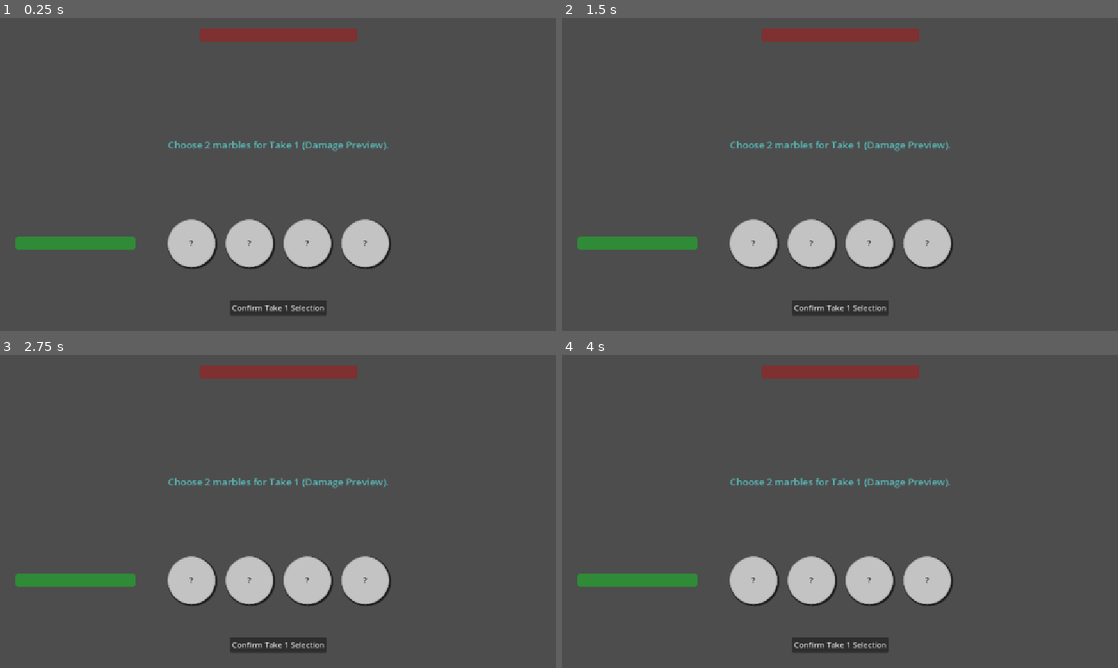
Above: before the commit, frames 1-4 (two rows, left to right).
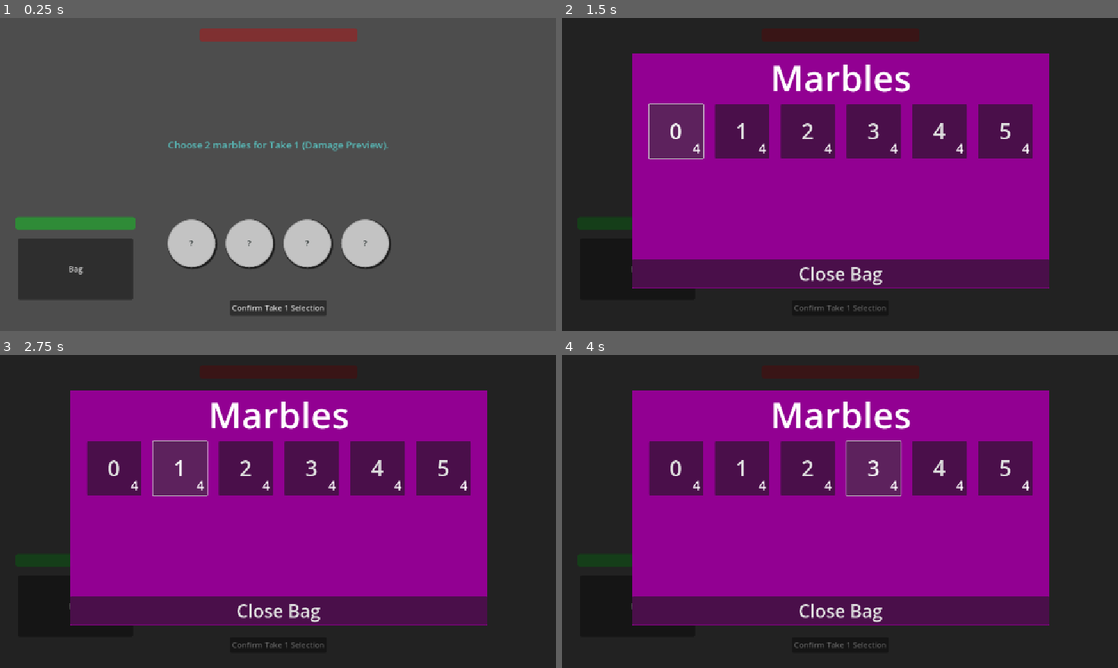
Above: after the commit, the same moments.

Repository: A-coder152/marble-magic
Game: Godot game, scene res://scenes/game_scene.tscn
Same seed, same stepped clock (60 frames per second), same inputs: the game is played once before the commit and once after it.
Inputs (mouse positions are in pixels of both pictures, inside the frame that each line leads up to):
- Up to frame 1 (0.25 s): no input
- Up to frame 2 (1.5 s): click (639, 268) at 0.5 s, where only the run after the commit has a clickable "Bag"; click (673, 130) at 1.25 s, where only the run after the commit has a clickable "0"
- Up to frame 3 (2.75 s): click (177, 467) at 2 s, where only the run after the commit has a clickable "1"
- Up to frame 4 (4 s): click (806, 467) at 2.75 s, where only the run after the commit has a clickable "2"; click (873, 467) at 3.5 s, where only the run after the commit has a clickable "3"

The runs differ from the first frame. In frame 1, 5.1% of the frame differs, in the area x 2-25%, y 63-90%; in frame 2, 100%, in the area x 0-100%, y 0-100%; in frame 3, 100%; in frame 4, 100%.

Commit message:
added bag

Diff:
--- a/bag_item.tscn
+++ b/bag_item.tscn
@@ -3,13 +3,15 @@
 [ext_resource type="Script" uid="uid://ceymok7btiimi" path="res://scripts/bag_item.gd" id="1_eyoes"]
 
 [node name="MarbleViewer" type="Control"]
-custom_minimum_size = Vector2(100, 100)
+custom_minimum_size = Vector2(150, 150)
 layout_mode = 3
 anchors_preset = 15
 anchor_right = 1.0
 anchor_bottom = 1.0
-offset_right = -1052.0
-offset_bottom = -548.0
+offset_left = -50.0
+offset_top = -50.0
+offset_right = -1002.0
+offset_bottom = -498.0
 grow_horizontal = 2
 grow_vertical = 2
 script = ExtResource("1_eyoes")
@@ -29,7 +31,7 @@
 anchor_bottom = 1.0
 grow_horizontal = 2
 grow_vertical = 2
-theme_override_font_sizes/font_size = 40
+theme_override_font_sizes/font_size = 60
 
 [node name="Count" type="Label" parent="."]
 layout_mode = 1
@@ -44,6 +46,6 @@
 offset_bottom = -3.0
 grow_horizontal = 0
 grow_vertical = 0
-theme_override_font_sizes/font_size = 24
+theme_override_font_sizes/font_size = 36
 text = "0"
 horizontal_alignment = 2
--- a/marbles/damage2.tres
+++ b/marbles/damage2.tres
@@ -4,10 +4,10 @@
 
 [resource]
 script = ExtResource("1_xepog")
-title = "Empty Marble"
-description = "Why would you have this?"
-temp_bag_title = "0"
-damage = 0
+title = "Rubber Marble"
+description = "Best when wrapped around thumb."
+temp_bag_title = "2"
+damage = 2
 heal = 0
 effects = 0
 damage2 = 0
--- a/marbles/damage3.tres
+++ b/marbles/damage3.tres
@@ -4,10 +4,10 @@
 
 [resource]
 script = ExtResource("1_phaq8")
-title = "Rubber Marble"
-description = "Best when wrapped around thumb."
-temp_bag_title = "2"
-damage = 2
+title = "Plastic Marble"
+description = "Toddlers see this as a delicacy."
+temp_bag_title = "3"
+damage = 3
 heal = 0
 effects = 0
 damage2 = 0
--- /dev/null
+++ b/scenes/bag.gd
@@ -0,0 +1,24 @@
+extends Control
+
+@onready var marbles_container = $ScrollContainer/VBoxContainer/HBoxContainer
+
+var marble_bag_scene = preload("res://bag_item.tscn")
+
+var marbles_listed = []
+
+func _ready() -> void:
+	for marble_idx in GameManager.bag_marbles:
+		var marble = GameManager.all_marbles[marble_idx]
+		if marble not in marbles_listed:
+			print(marble_idx)
+			var new_marble = marble_bag_scene.instantiate()
+			new_marble._ready()
+			new_marble.marble_assigned = marble
+			new_marble.setup_marble()
+			marbles_listed.append(marble)
+			marbles_container.add_child(new_marble)
+	print(marbles_container.get_children())
+
+
+func _on_close_button_pressed() -> void:
+	GameManager.close_bag.emit()
--- a/scenes/bag.tscn
+++ b/scenes/bag.tscn
@@ -1,12 +1,20 @@
-[gd_scene format=3 uid="uid://bo5twrprw2cma"]
+[gd_scene load_steps=2 format=3 uid="uid://bo5twrprw2cma"]
+
+[ext_resource type="Script" uid="uid://xq1hgi1x2xku" path="res://scenes/bag.gd" id="1_6bjnb"]
 
 [node name="Bag" type="Control"]
+custom_minimum_size = Vector2(1152, 648)
 layout_mode = 3
-anchors_preset = 15
-anchor_right = 1.0
-anchor_bottom = 1.0
+anchors_preset = 5
+anchor_left = 0.5
+anchor_right = 0.5
+offset_left = -431.0
+offset_top = 72.0
+offset_right = 721.0
+offset_bottom = 720.0
 grow_horizontal = 2
-grow_vertical = 2
+scale = Vector2(0.75, 0.75)
+script = ExtResource("1_6bjnb")
 
 [node name="ColorRect" type="ColorRect" parent="."]
 layout_mode = 1
@@ -27,6 +35,8 @@
 
 [node name="VBoxContainer" type="VBoxContainer" parent="ScrollContainer"]
 layout_mode = 2
+size_flags_horizontal = 3
+size_flags_vertical = 3
 
 [node name="Label" type="Label" parent="ScrollContainer/VBoxContainer"]
 custom_minimum_size = Vector2(1152, 0)
@@ -37,4 +47,18 @@
 vertical_alignment = 1
 
 [node name="HBoxContainer" type="HBoxContainer" parent="ScrollContainer/VBoxContainer"]
+custom_minimum_size = Vector2(100, 100)
 layout_mode = 2
+theme_override_constants/separation = 32
+alignment = 1
+
+[node name="Control" type="Control" parent="ScrollContainer/VBoxContainer"]
+layout_mode = 2
+size_flags_vertical = 3
+
+[node name="Button" type="Button" parent="ScrollContainer/VBoxContainer"]
+layout_mode = 2
+theme_override_font_sizes/font_size = 50
+text = "Close Bag"
+
+[connection signal="pressed" from="ScrollContainer/VBoxContainer/Button" to="." method="_on_close_button_pressed"]
--- a/scenes/game_scene.tscn
+++ b/scenes/game_scene.tscn
@@ -1,6 +1,7 @@
-[gd_scene load_steps=2 format=3 uid="uid://bwk4ath0ei7ax"]
+[gd_scene load_steps=3 format=3 uid="uid://bwk4ath0ei7ax"]
 
 [ext_resource type="Script" uid="uid://ckfuboxgcdu1x" path="res://scripts/GameScene.gd" id="1_mlf6e"]
+[ext_resource type="PackedScene" uid="uid://bo5twrprw2cma" path="res://scenes/bag.tscn" id="2_onqr8"]
 
 [node name="Main" type="Control"]
 layout_mode = 3
@@ -16,9 +17,9 @@
 custom_minimum_size = Vector2(200, 27)
 layout_mode = 2
 offset_left = 31.0
-offset_top = 452.0
+offset_top = 411.0
 offset_right = 280.0
-offset_bottom = 479.0
+offset_bottom = 438.0
 size_flags_vertical = 1
 value = 100.0
 show_percentage = false
@@ -89,6 +90,14 @@
 grow_vertical = 0
 text = "Confirm Selection"
 
+[node name="BagBtn" type="Button" parent="."]
+layout_mode = 0
+offset_left = 37.0
+offset_top = 456.0
+offset_right = 275.0
+offset_bottom = 583.0
+text = "Bag"
+
 [node name="BGAlpha" type="ColorRect" parent="."]
 visible = false
 layout_mode = 1
@@ -141,12 +150,27 @@
 anchor_right = 1.0
 anchor_bottom = 1.0
 offset_left = 82.0
-offset_top = -81.0
-offset_right = -78.0
-offset_bottom = -50.0
+offset_top = -61.0
+offset_right = -78.0
+offset_bottom = -30.0
 grow_horizontal = 2
 grow_vertical = 0
 text = "Next round"
+
+[node name="Shop" type="Button" parent="RoundWonPopup"]
+visible = false
+layout_mode = 1
+anchors_preset = 12
+anchor_top = 1.0
+anchor_right = 1.0
+anchor_bottom = 1.0
+offset_left = 82.0
+offset_top = -108.0
+offset_right = -78.0
+offset_bottom = -77.0
+grow_horizontal = 2
+grow_vertical = 0
+text = "Shop"
 
 [node name="RoundLostPopup" type="Control" parent="."]
 visible = false
@@ -211,6 +235,11 @@
 grow_vertical = 0
 text = "Restart game"
 
+[node name="Bag" parent="." instance=ExtResource("2_onqr8")]
+visible = false
+layout_mode = 1
+
+[connection signal="pressed" from="BagBtn" to="." method="_on_bag_btn_pressed"]
 [connection signal="pressed" from="RoundWonPopup/Button" to="." method="_on_round_won_pressed"]
 [connection signal="pressed" from="RoundLostPopup/Button" to="." method="_on_round_lost_game_pressed"]
 [connection signal="pressed" from="RoundLostPopup/Button2" to="." method="_on_reset_game_pressed"]
--- a/scripts/GameManager.gd
+++ b/scripts/GameManager.gd
@@ -10,7 +10,7 @@
 	preload("uid://eonk3e3ilnxt"),
 	preload("uid://d23vkr4npjgte"),
 	preload("uid://boklkf4kph6xe"),
-	preload("uid://vcb5ix65au4y"),
+	preload("res://marbles/damage3.tres"),
 	preload("uid://sgv8yovrj18k"),
 	preload("uid://boxqq5clug2q1")
 ]
@@ -37,6 +37,7 @@
 signal health_changed(entity_type: String, current_hp: int, max_hp: int)
 signal damage_dealt(amount: int, target: String)
 signal game_over(win: bool)
+signal close_bag()
 
 func _ready():
 	print("GameManager ready and loaded!")
--- a/scripts/GameScene.gd
+++ b/scripts/GameScene.gd
@@ -31,6 +31,7 @@
 	#GameManager.damage_dealt.connect(_on_damage_dealt)
 	GameManager.game_over.connect(_on_game_over)
 	confirm_button.pressed.connect(GameManager.confirm_selection)
+	GameManager.close_bag.connect(close_bag)
 
 
 func _on_health_changed(entity_type: String, current_hp: int, max_hp: int):
@@ -117,3 +118,11 @@
 	GameManager.enemy_max_health = 5
 	GameManager.enemy_max_dmg = 2
 	_on_round_lost_game_pressed()
+
+func _on_bag_btn_pressed() -> void:
+	$Bag.visible = true
+	$BGAlpha.visible = true
+
+func close_bag():
+	$Bag.visible = false
+	$BGAlpha.visible = false
--- a/scripts/bag_item.gd
+++ b/scripts/bag_item.gd
@@ -4,14 +4,16 @@
 @onready var button = $Button
 @onready var count_label = $Count
 
-var marble_assigned
+var marble_assigned: Marble
 
 func _ready() -> void:
-	pass
+	print("yoooo")
 
 func setup_marble():
 	var count = 0
-	for marble in GameManager.marble_values:
-		if marble == marble_assigned:
+	for marble in GameManager.bag_marbles:
+		if GameManager.all_marbles[marble] == marble_assigned:
 			count += 1
-	count_label.text = count
+	count_label.text = str(count)
+	button.text = marble_assigned.temp_bag_title
+	button.tooltip_text = marble_assigned.title + ": " + marble_assigned.description
Not shown, added: scenes/bag.gd.uid
